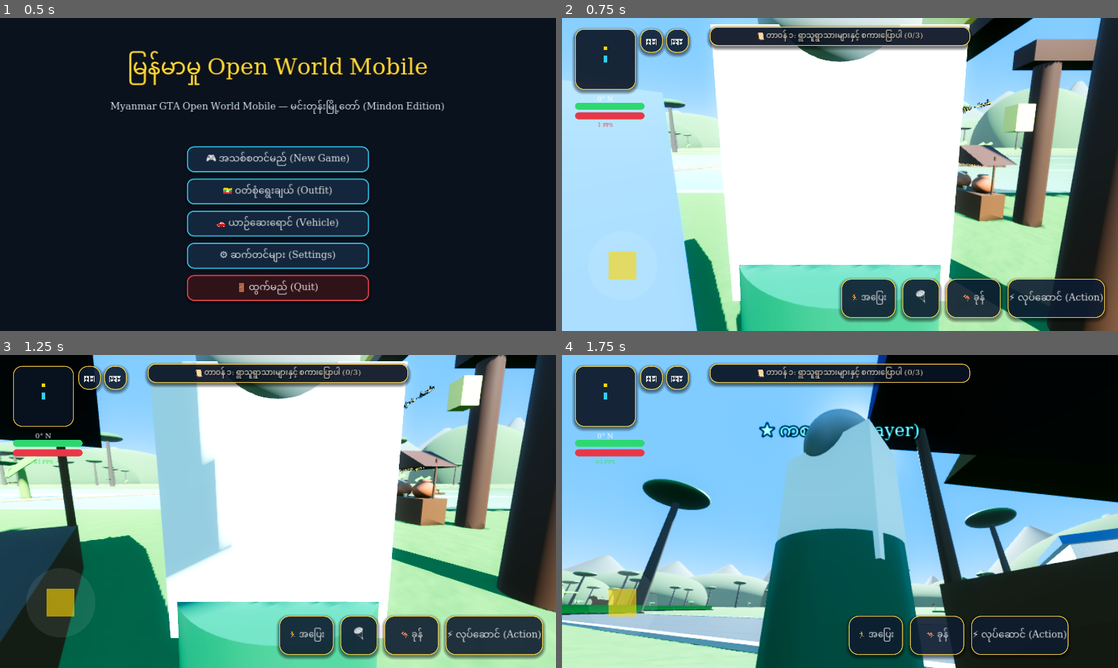
Above: before the commit, frames 1-4 (two rows, left to right).
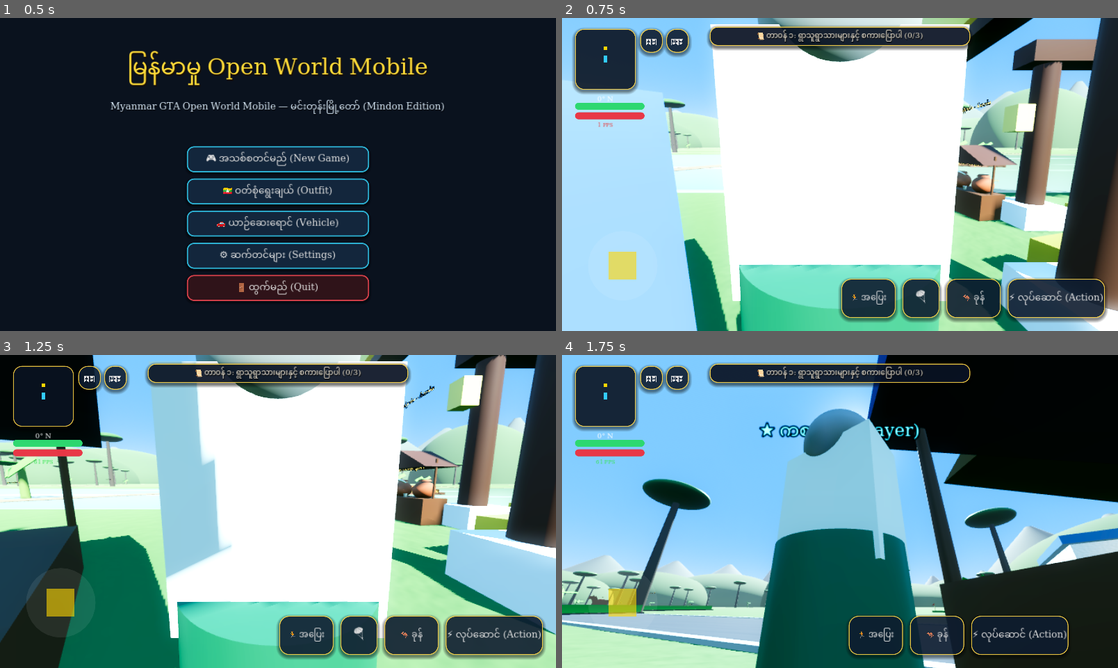
Above: after the commit, the same moments.

Repository: sudohlaingwin/gta-open-world
Game: Godot game, scene res://scenes/main_menu.tscn
Same seed, same stepped clock (60 frames per second), same inputs: the game is played once before the commit and once after it.
Inputs (mouse positions are in pixels of both pictures, inside the frame that each line leads up to):
- Up to frame 1 (0.5 s): no input
- Up to frame 2 (0.75 s): click "🎮 အသစ်စတင်မည် (New Game)" at 0.5 s
- Up to frame 3 (1.25 s): no input
- Up to frame 4 (1.75 s): drag from (628, 611) to (895, 442) at 1.27 s

Frame 1 is identical in both runs. In frame 2, 3.8% of the frame differs, in the area x 75-100%, y 56-100%; in frame 3, 6.2%, in the area x 73-100%, y 46-90%; in frame 4, nothing differs.

Commit message:
Slice 323: Village Gateway White Masonry Plinths & Golden Guardian Chinthe Statues Realism

Diff:
--- a/scenes/village_gate.tscn
+++ b/scenes/village_gate.tscn
@@ -53,6 +53,23 @@
 bottom_radius = 0.35
 height = 1.8
 
+[sub_resource type="BoxMesh" id="BoxMesh_masonry_plinth"]
+size = Vector3(2.2, 1.2, 2.2)
+
+[sub_resource type="StandardMaterial3D" id="StandardMaterial3D_white_stucco"]
+albedo_color = Color(0.92, 0.92, 0.94, 1)
+roughness = 0.55
+specular = 0.25
+
+[sub_resource type="BoxMesh" id="BoxMesh_chinthe_base"]
+size = Vector3(1.1, 1.4, 1.5)
+
+[sub_resource type="StandardMaterial3D" id="StandardMaterial3D_chinthe_gold"]
+albedo_color = Color(0.95, 0.82, 0.22, 1)
+metallic = 0.88
+roughness = 0.25
+specular = 0.55
+
 [node name="VillageGate" type="StaticBody3D"]
 script = ExtResource("1_lantern")
 
@@ -71,10 +88,30 @@
 mesh = SubResource("CylinderMesh_column")
 surface_material_override/0 = SubResource("StandardMaterial3D_gate_teak")
 
+[node name="PlinthL" type="MeshInstance3D" parent="VisualMesh"]
+transform = Transform3D(1, 0, 0, 0, 1, 0, 0, 0, 1, -7.0, 0.6, 0)
+mesh = SubResource("BoxMesh_masonry_plinth")
+surface_material_override/0 = SubResource("StandardMaterial3D_white_stucco")
+
+[node name="ChintheL" type="MeshInstance3D" parent="VisualMesh"]
+transform = Transform3D(0.965926, 0, 0.258819, 0, 1, 0, -0.258819, 0, 0.965926, -5.2, 0.7, 1.4)
+mesh = SubResource("BoxMesh_chinthe_base")
+surface_material_override/0 = SubResource("StandardMaterial3D_chinthe_gold")
+
 [node name="ColumnR" type="MeshInstance3D" parent="VisualMesh"]
 transform = Transform3D(1, 0, 0, 0, 1, 0, 0, 0, 1, 7.0, 4.6, 0)
 mesh = SubResource("CylinderMesh_column")
 surface_material_override/0 = SubResource("StandardMaterial3D_gate_teak")
+
+[node name="PlinthR" type="MeshInstance3D" parent="VisualMesh"]
+transform = Transform3D(1, 0, 0, 0, 1, 0, 0, 0, 1, 7.0, 0.6, 0)
+mesh = SubResource("BoxMesh_masonry_plinth")
+surface_material_override/0 = SubResource("StandardMaterial3D_white_stucco")
+
+[node name="ChintheR" type="MeshInstance3D" parent="VisualMesh"]
+transform = Transform3D(0.965926, 0, -0.258819, 0, 1, 0, 0.258819, 0, 0.965926, 5.2, 0.7, 1.4)
+mesh = SubResource("BoxMesh_chinthe_base")
+surface_material_override/0 = SubResource("StandardMaterial3D_chinthe_gold")
 
 [node name="Beam" type="MeshInstance3D" parent="VisualMesh"]
 transform = Transform3D(1, 0, 0, 0, 1, 0, 0, 0, 1, 0, 8.8, 0)
Not shown: 1 places in scenes/village_gate.tscn that only renumber resources
Not shown, changed: COLLAB.md
